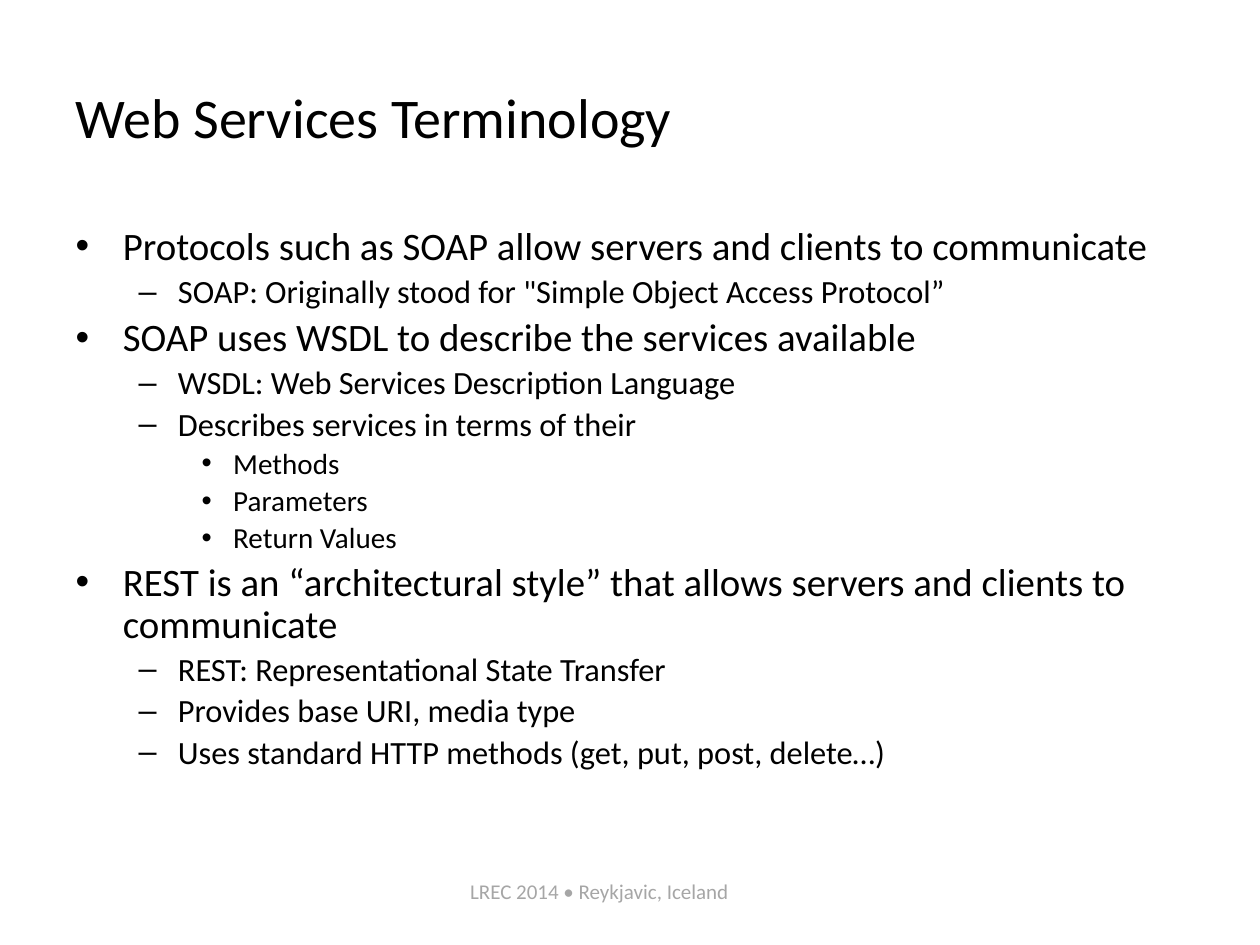
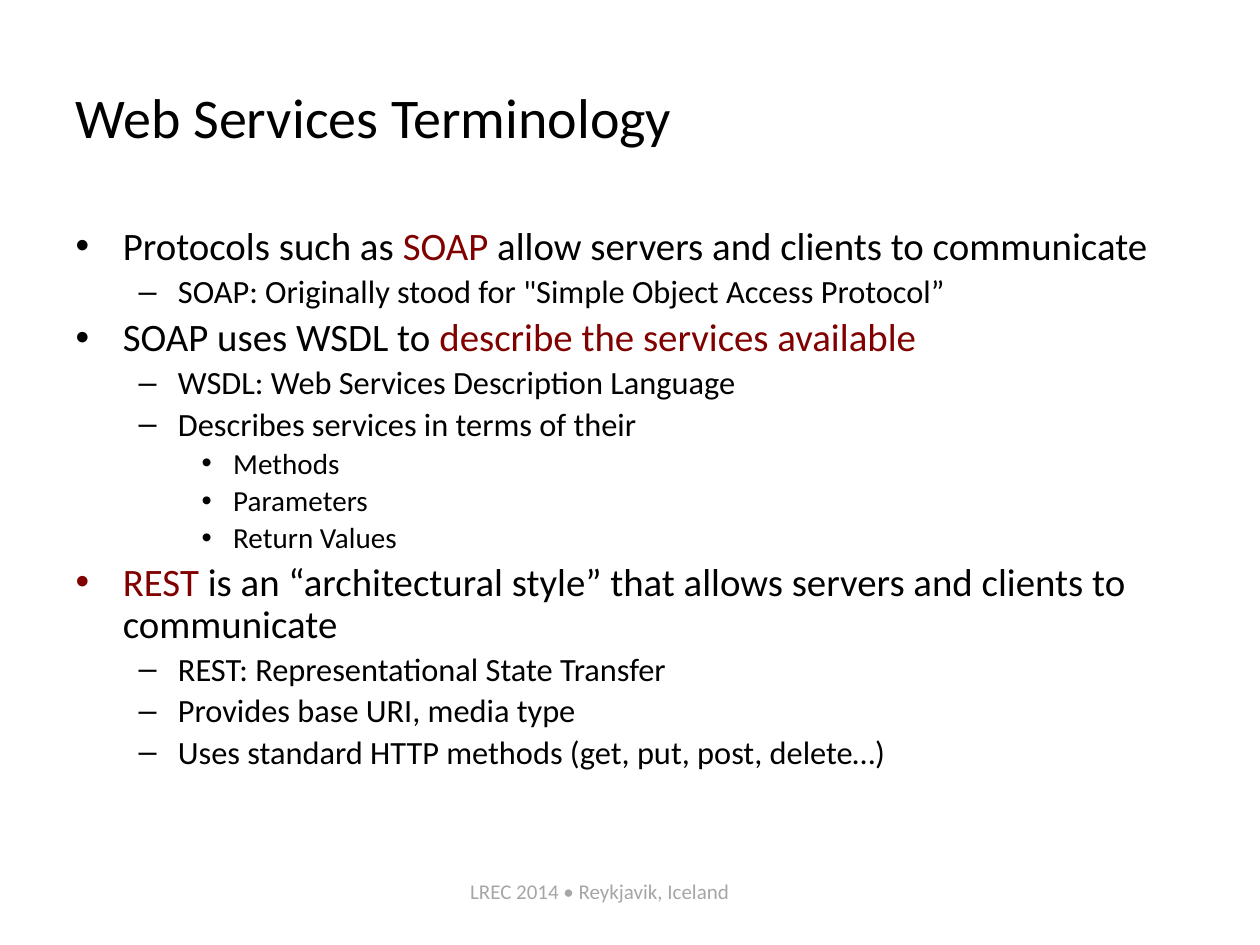
Before and after one commit to chunqishi/lrec2014_part2, a slide deck: slide 22 of lapps-tutorial-intro-lrec2014.pptx (slide 20 before the commit). Drawn at 1260x945 pixels with LibreOffice and Linux fonts; fonts in the diff are those of the drawing. Boxes give left, top, right and bottom in pixels: in the first picture for what was removed or moved away, otherwise in the second. Text is boxed around its words. In the diff, an @@ line names an element or a change of style, - is before the commit and + after.

```diff
--- a/lapps-tutorial-intro-lrec2014.pptx
+++ b/lapps-tutorial-intro-lrec2014.pptx
@@ text at (x1=123, y1=233, x2=1147, y2=639): text colour #000000 to #800000 in "SOAP", "describe the services available", "REST" @@
@@ text at (x1=470, y1=884, x2=728, y2=903): text changed @@
-LREC 2014 • Reykjavic, Iceland
+LREC 2014 • Reykjavik, Iceland
```
Also in this commit, not shown: 23 other slides changed, 2 slides added.
